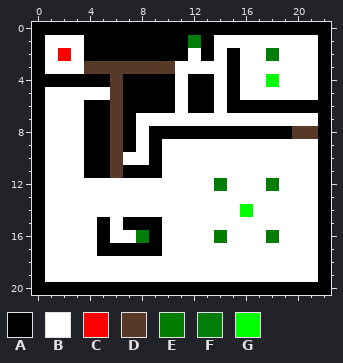
A pixel-art sprite gets an edit: assets/stages/6.png. The first picture shows the starting point.
The file is 23x21 pixels.
Palette (. is transparent): A #000000  B #ffffff  C #ff0000  D #583927  E #017d01  F #017d0a  G #00ff00
Pixels before, first column x 0:
 0 AAAAAAAAAAAAAAAAAAAAAAA
 1 ABBBAAAAAAAAFABBBBBBBBA
 2 ABCBAAAAAAAABABABBFBBBA
 3 ABBBDDDDDDDBBBBABBBBBBA
 4 AAAAAADAAAABAABABBGBBBA
 5 ABBBBBDAAAABAABABBBBBBA
 6 ABBBAADAAAABAABAAAAAAAA
 7 ABBBAADABBBBBBBBBBBBBBA
 8 ABBBAADABAAAAAAAAAAADDA
 9 ABBBAADABABBBBBBBBBBBBA
10 ABBBAADBBABBBBBBBBBBBBA
11 ABBBAADAAABBBBBBBBBBBBA
12 ABBBBBBBBBBBBBEBBBEBBBA
13 ABBBBBBBBBBBBBBBBBBBBBA
14 ABBBBBBBBBBBBBBBGBBBBBA
15 ABBBBABAAABBBBBBBBBBBBA
16 ABBBBABBFABBBBEBBBEBBBA
17 ABBBBAAAAABBBBBBBBBBBBA
18 ABBBBBBBBBBBBBBBBBBBBBA
19 ABBBBBBBBBBBBBBBBBBBBBA
20 AAAAAAAAAAAAAAAAAAAAAAA
The result:
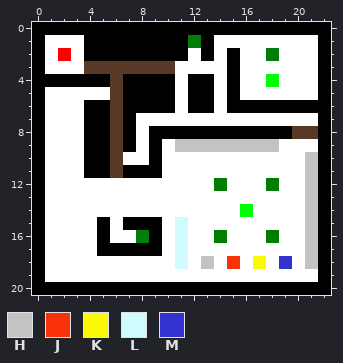
Colours new in this view: H #c3c3c3  J #fa3207  K #fafa08  L #d0fbff  M #3232d1
Change:
Colour B gives way to colour H in row 9 at x 11 to 18; in rows 10 to 17 at x 21; in row 18 at x 13 and 21.
Colour B gives way to colour J in row 18 at x 15.
Colour B gives way to colour K in row 18 at x 17.
Colour B gives way to colour L in rows 15 to 18 at x 11.
Colour B gives way to colour M in row 18 at x 19.
Changed places in both pictures, as pixel boxes (x1, y1, x2, y2):
changed: (175, 139, 318, 269)
